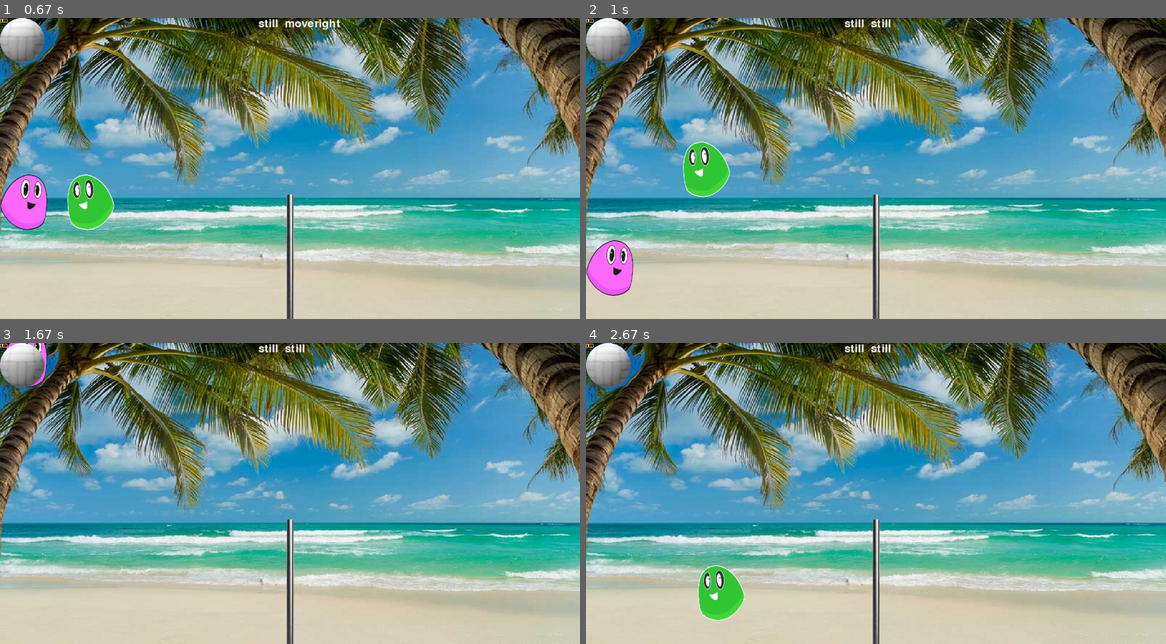
Above: before the commit, frames 1-4 (two rows, left to right).
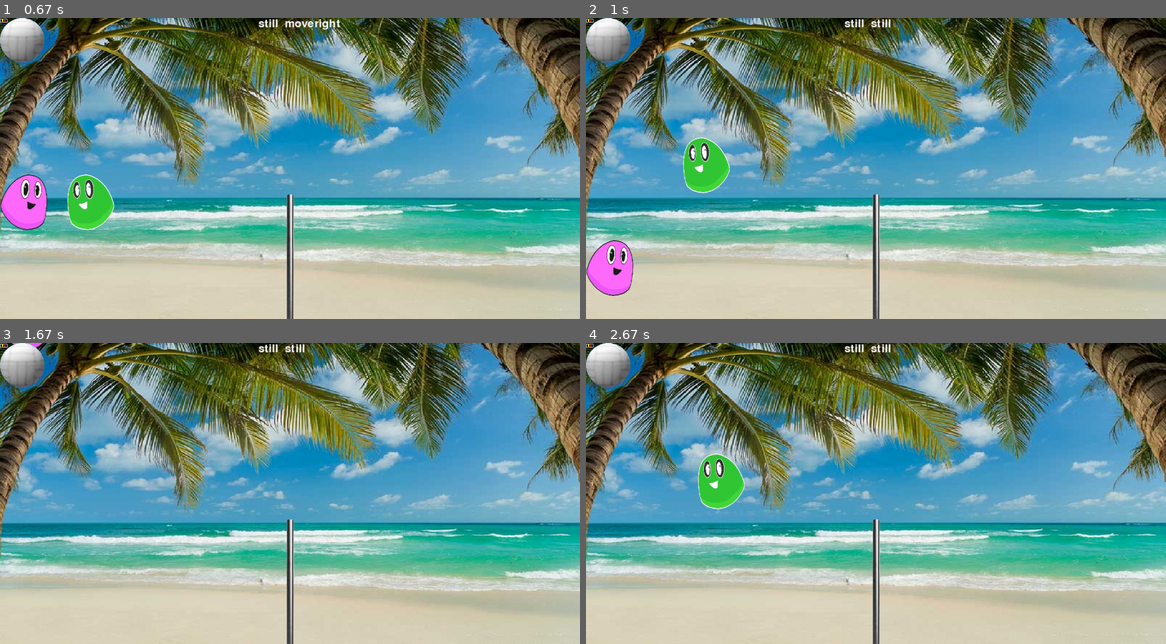
Above: after the commit, the same moments.

Repository: 3strategy/pygameBlobby
Game: pygame game, started from pyGameBlobby.py
Two runs of this game, one before a commit and one after it. Both use one fixed random seed, a clock stepped at 60 frames per second and the inputs below.
Inputs:
- Up to frame 1 (0.67 s): hold Right from 0.33 s (still down)
- Up to frame 2 (1 s): release Right at 0.8 s; hold Up from 0.83 s (still down)
- Up to frame 3 (1.67 s): release Up at 1.13 s; hold Right 1.17-1.63 s; hold D 1.17-1.63 s
- Up to frame 4 (2.67 s): hold Left 2.23-2.63 s; hold A 2.23-2.63 s

Frame 1 is identical in both runs. In frame 2, 0.5% of the frame differs, in the area x 16-25%, y 39-60%; in frame 3, 0.1%; in frame 4, 2.3%, in the area x 19-28%, y 36-93%.

Commit message:
Lesson 3.2 1)	Prevent jumping while in the air. 2)	Allow bouncing from the floor if trying to jump. 3)	Make higher jumps if holding the Up key.

Diff:
--- a/player.py
+++ b/player.py
@@ -54,14 +54,19 @@
                 self.h_standstill()
 
     def update(self):
-        self.dY += self.gravity
+        if self.state == "moveup":
+            self.dY += 0.6 * self.gravity
+        else:
+            self.dY += self.gravity
         newpos = self.rect.move(self.dX, self.dY)
+
         if newpos.bottom >= self.area.bottom: #player touches the floor
             newpos.bottom = self.area.bottom
-            # if self.state == 'moveup':
-            #     self.dY = -self.speed
-            # else:
-            self.dY = 0
+            if self.state == 'moveup':
+                self.dY = -self.speed
+            else:
+                self.dY = 0
+            self.canjump = True
 
         self.rect = newpos
         pygame.event.pump()
@@ -69,9 +74,9 @@
 
     def moveup(self):
         # these are only called once, even if key is held.
-        #if self.canjump:
-        self.dY = -self.speed
-            #self.canjump = False
+        if self.canjump:
+            self.dY = -self.speed
+            self.canjump = False
         self.state = "moveup"  # register the "intention" in any case: you will not get another keyboard hint...
 
     def standstill(self):
